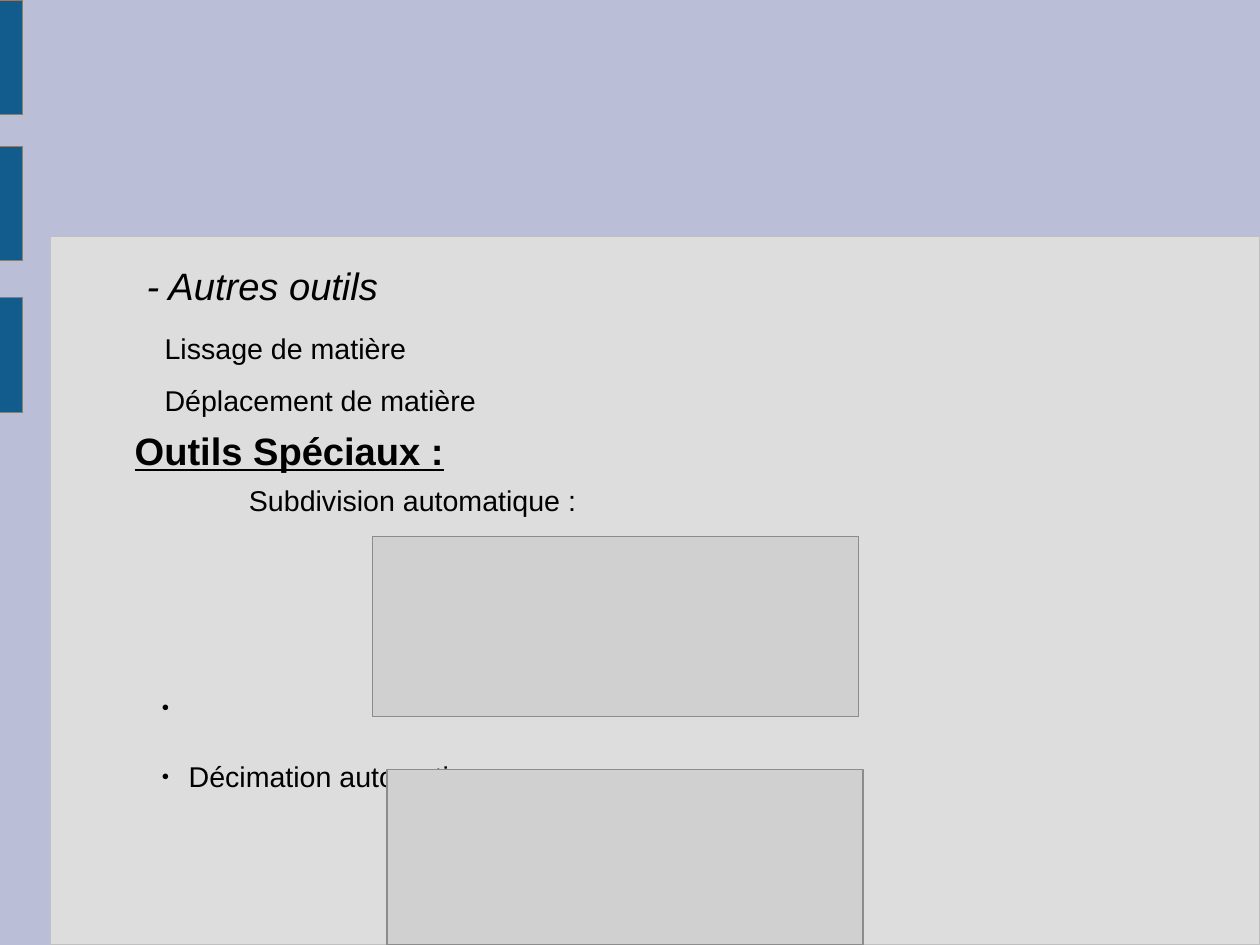
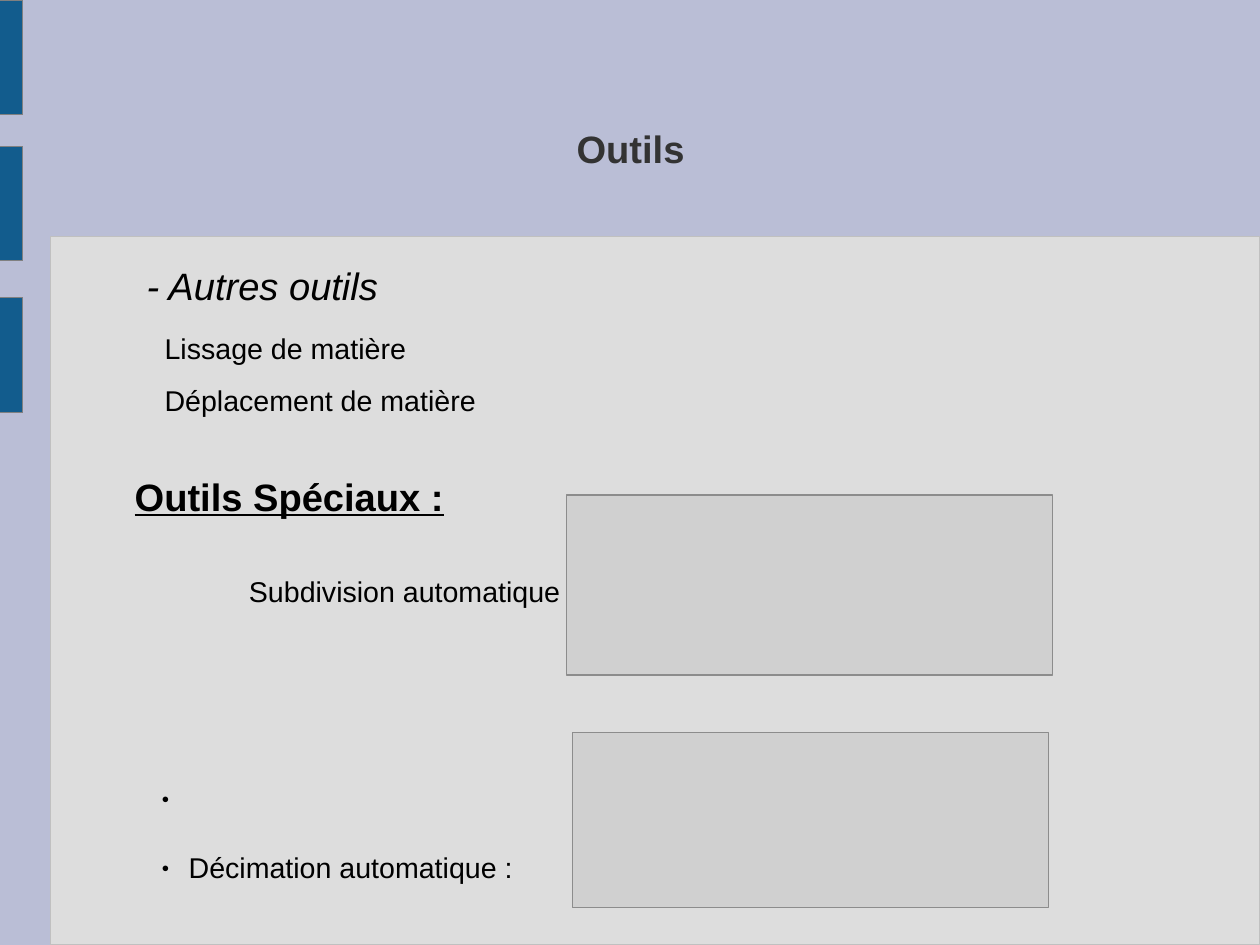
Before and after one commit to slvrgauthier/OpenSculpt, a slide deck: slide 18 of Documentation/Soutenance.odp (slide 21 before the commit). Drawn at 1260x945 pixels with LibreOffice and Linux fonts; fonts in the diff are those of the drawing; grey boxes stand for pictures. Boxes give left, top, right and bottom in pixels: in the first picture for what was removed or moved away, otherwise in the second. Text is boxed around its words. In the diff, an @@ line names an element or a change of style, - is before the commit and + after.

```diff
--- a/Documentation/Soutenance.odp
+++ b/Documentation/Soutenance.odp
@@ title added at (577, 135, 685, 164), 24 pt, text #333333, bold @@
+Outils
@@ text "Outils Spéciaux :" rewrapped from (135, 437, 560, 793) to (135, 483, 560, 884) @@
@@ picture: place and size @@
-picture at (373, 536, 859, 716)
+picture at (567, 495, 1053, 675)
@@ picture: place and size @@
-picture at (388, 769, 863, 945)
+picture at (573, 733, 1048, 909)
```
Also in this commit, not shown: 5 other slides changed, 3 slides removed, 4 other files.
